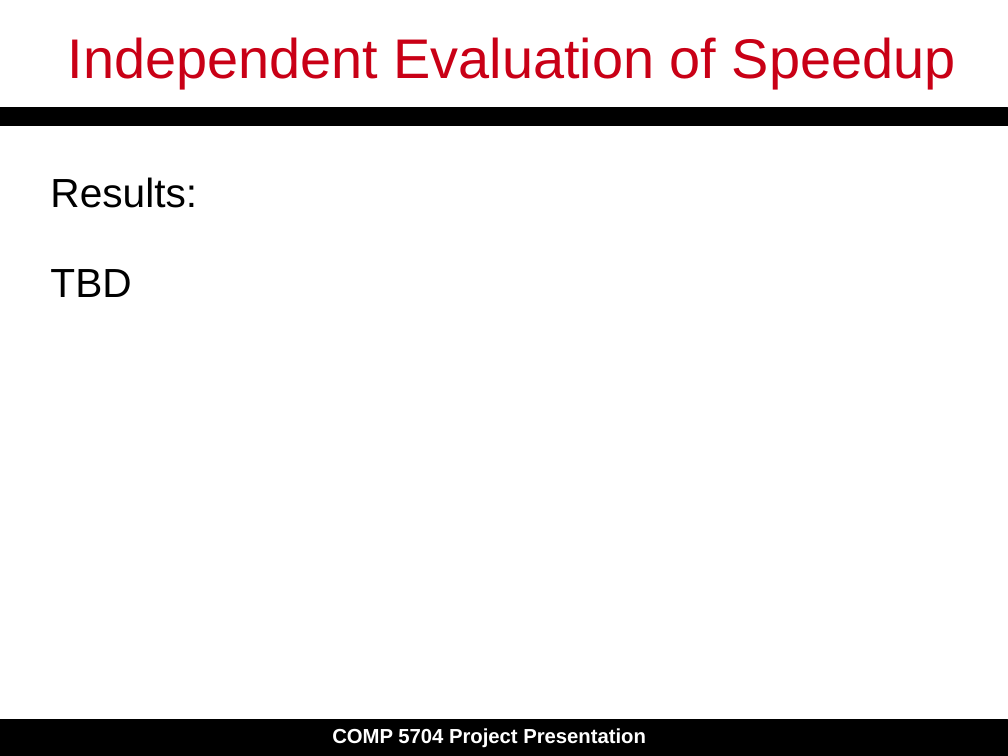
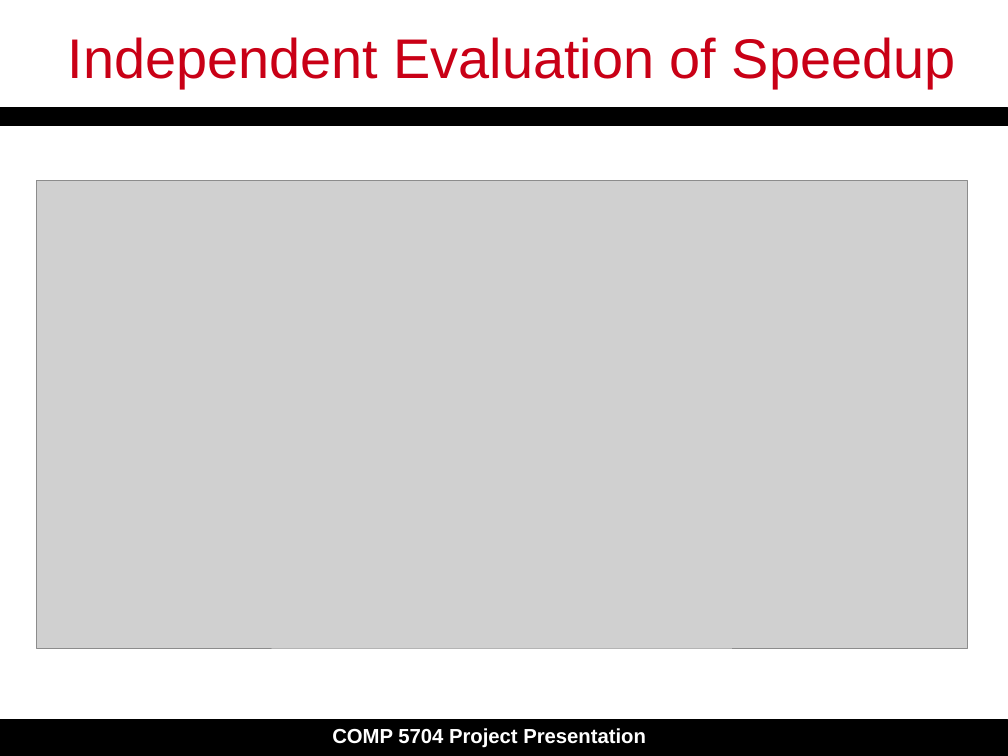
Before and after one commit to erixazerro/erixazerro.github.io, a slide deck: slide 24 of Slide_Presentation.ppt (slide 23 before the commit). Drawn at 1008x756 pixels with LibreOffice and Linux fonts; fonts in the diff are those of the drawing; grey boxes stand for pictures. Boxes give left, top, right and bottom in pixels: in the first picture for what was removed or moved away, otherwise in the second. Text is boxed around its words. In the diff, an @@ line names an element or a change of style, - is before the commit and + after.

```diff
--- a/Slide_Presentation.ppt
+++ b/Slide_Presentation.ppt
@@ text removed at [50,177,197,297] @@
-Results:
-TBD
@@ picture added at [36,180,967,649] @@
```
Also in this commit, not shown: 7 other slides changed, 2 slides added.
